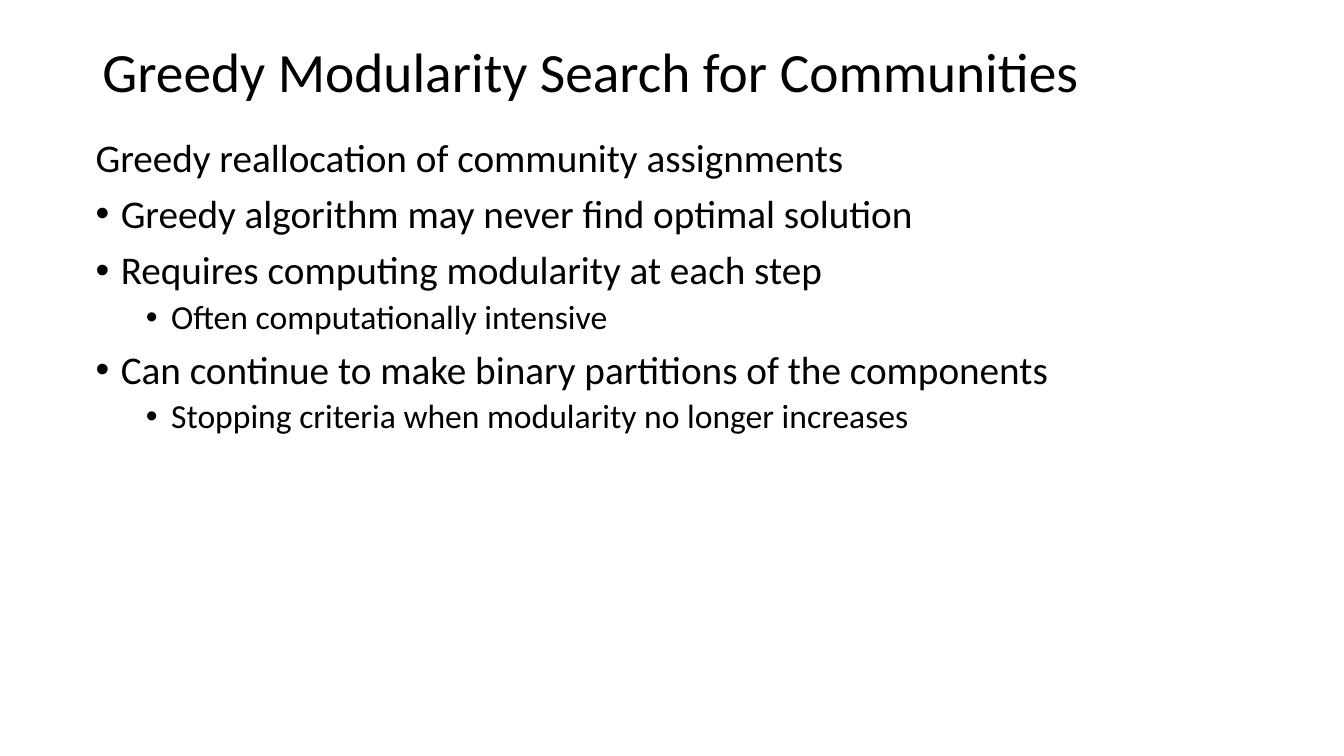
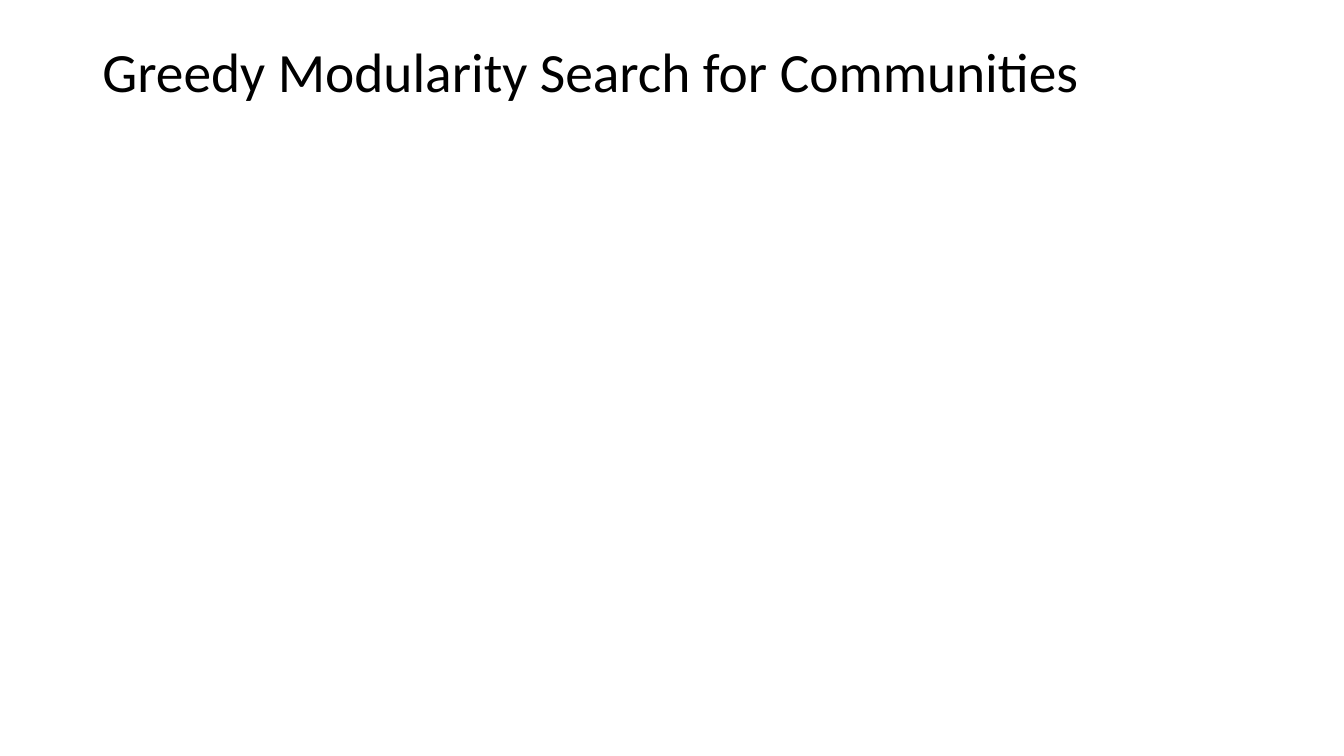
Before and after one commit to StephenElston/CSCI-E-108, a slide deck: slide 42 of slides/9_SocialNetworkAnalysis.pptx. Drawn at 1344x756 pixels with LibreOffice and Linux fonts; fonts in the diff are those of the drawing; grey boxes stand for pictures. Boxes give left, top, right and bottom in pixels: in the first picture for what was removed or moved away, otherwise in the second. Text is boxed around its words. In the diff, an @@ line names an element or a change of style, - is before the commit and + after.

```diff
--- a/slides/9_SocialNetworkAnalysis.pptx
+++ b/slides/9_SocialNetworkAnalysis.pptx
@@ text removed at [96, 144, 1048, 434] @@
-Greedy reallocation of community assignments
-• Greedy algorithm may never find optimal solution
-• Requires computing modularity at each step
-  • Often computationally intensive
-• Can continue to make binary partitions of the components
-  • Stopping criteria when modularity no longer increases
```
Also in this commit, not shown: 6 other slides changed.
